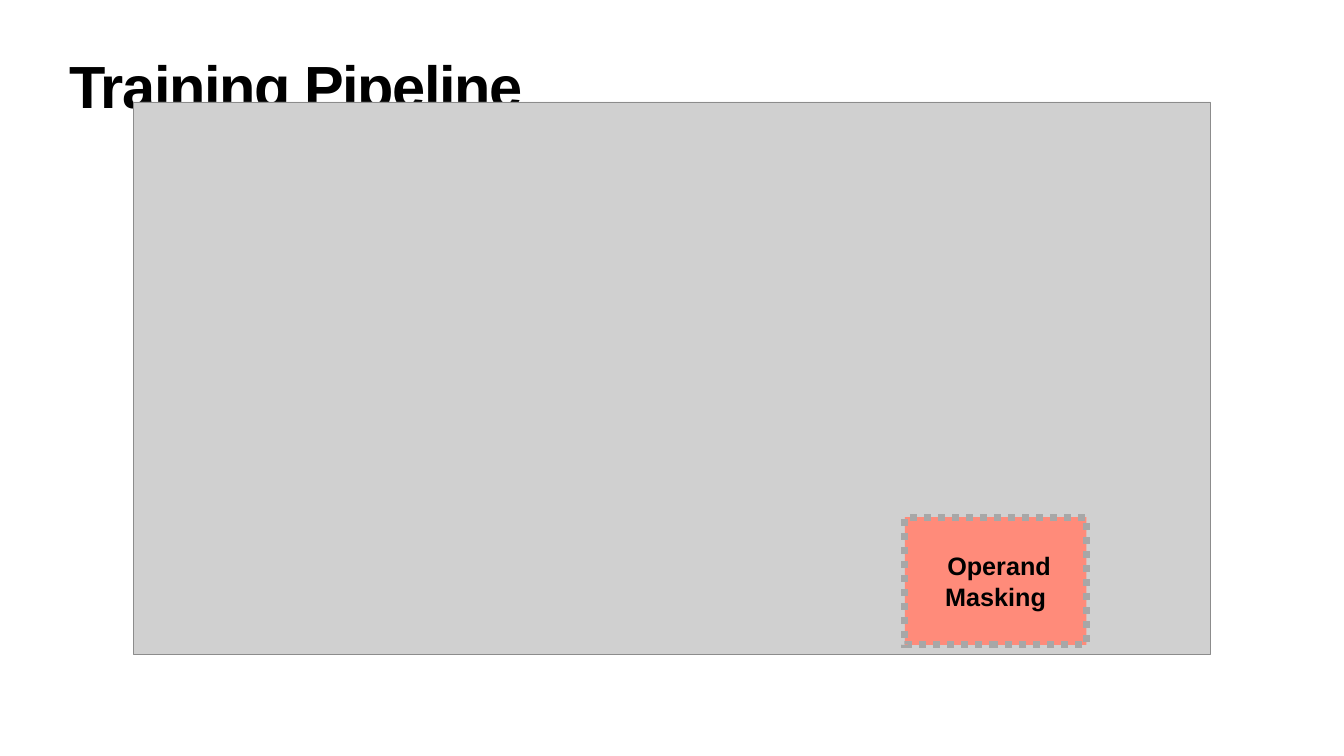
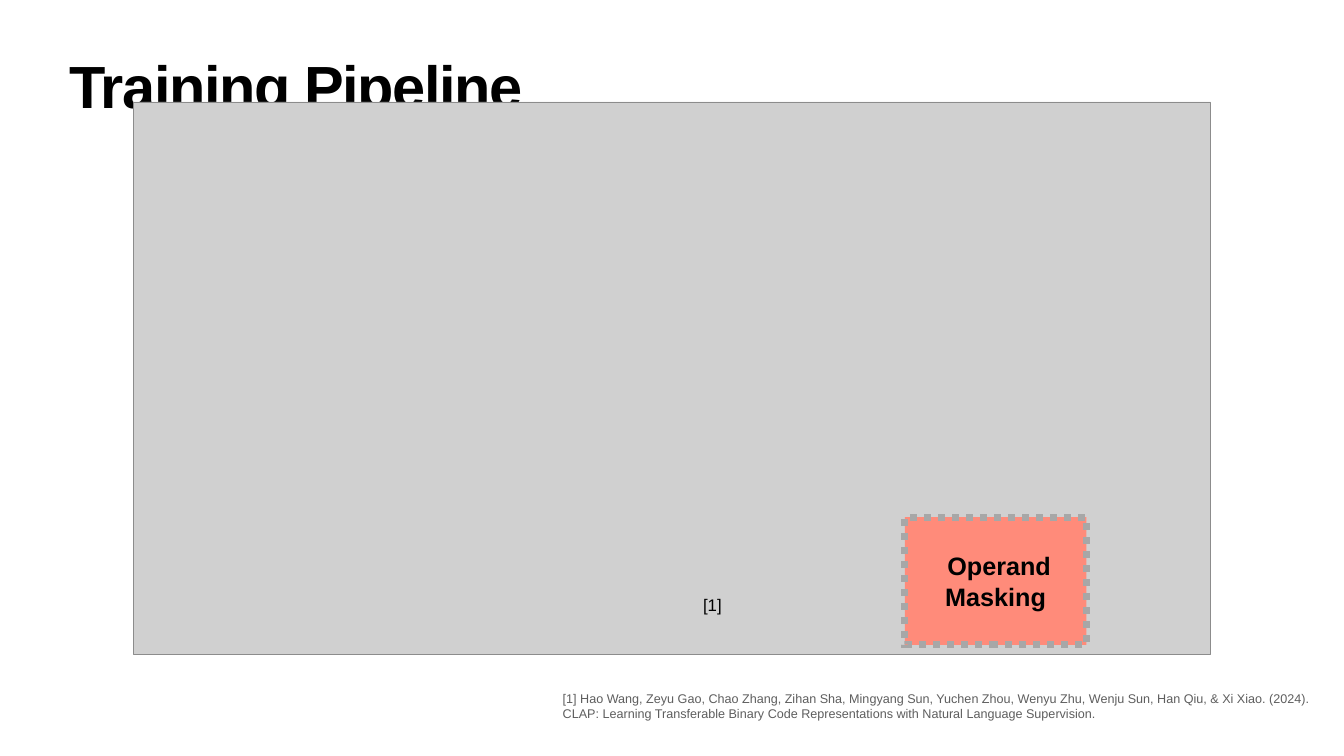
Before and after one commit to julig3ccd/BinAI, a slide deck: slide 3 of presentation/final_presentation.pptx. Drawn at 1344x756 pixels with LibreOffice and Linux fonts; fonts in the diff are those of the drawing; grey boxes stand for pictures. Boxes give left, top, right and bottom in pixels: in the first picture for what was removed or moved away, otherwise in the second. Text is boxed around its words. In the diff, an @@ line names an element or a change of style, - is before the commit and + after.

```diff
--- a/presentation/final_presentation.pptx
+++ b/presentation/final_presentation.pptx
@@ text added at bbox=[703, 599, 722, 615], 24 pt, text #000000 @@
+[1]
@@ text added at bbox=[563, 694, 1309, 721], 18 pt, text #5E5E5E @@
+[1] Hao Wang, Zeyu Gao, Chao Zhang, Zihan Sha, Mingyang Sun, Yuchen Zhou, Wenyu Zhu, Wenju Sun, Han Qiu, & Xi Xiao. (2024).
+CLAP: Learning Transferable Binary Code Representations with Natural Language Supervision.
```
Also in this commit, not shown: 4 other slides changed, 3 slides added, 1 slide removed.
